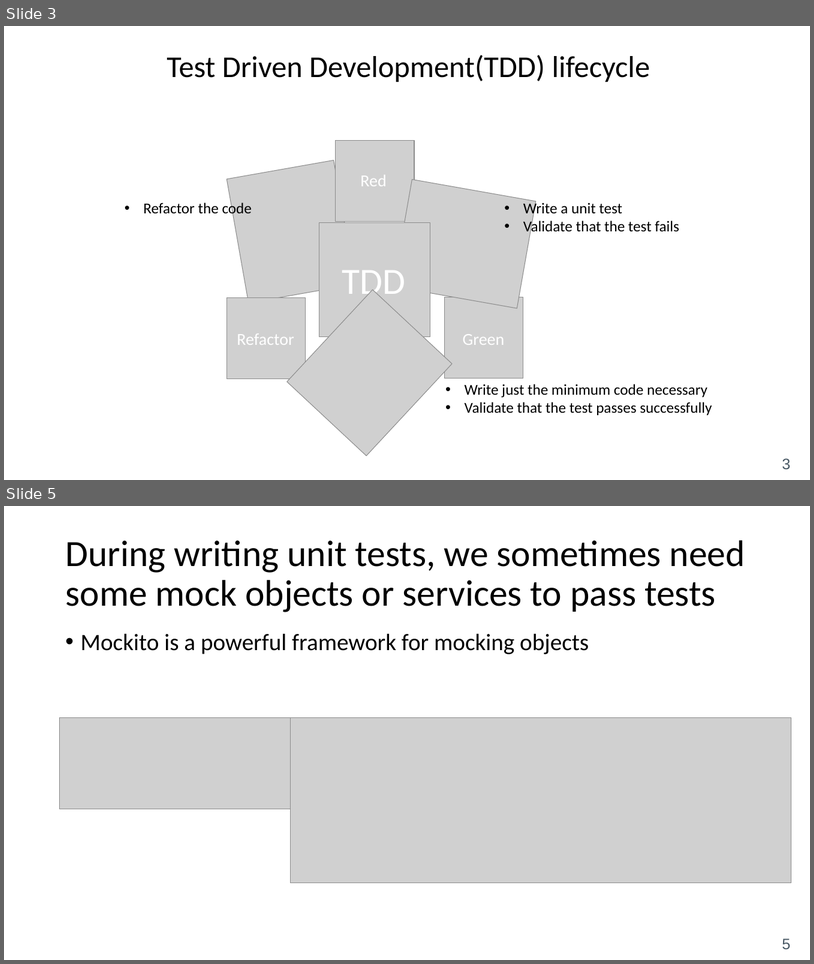
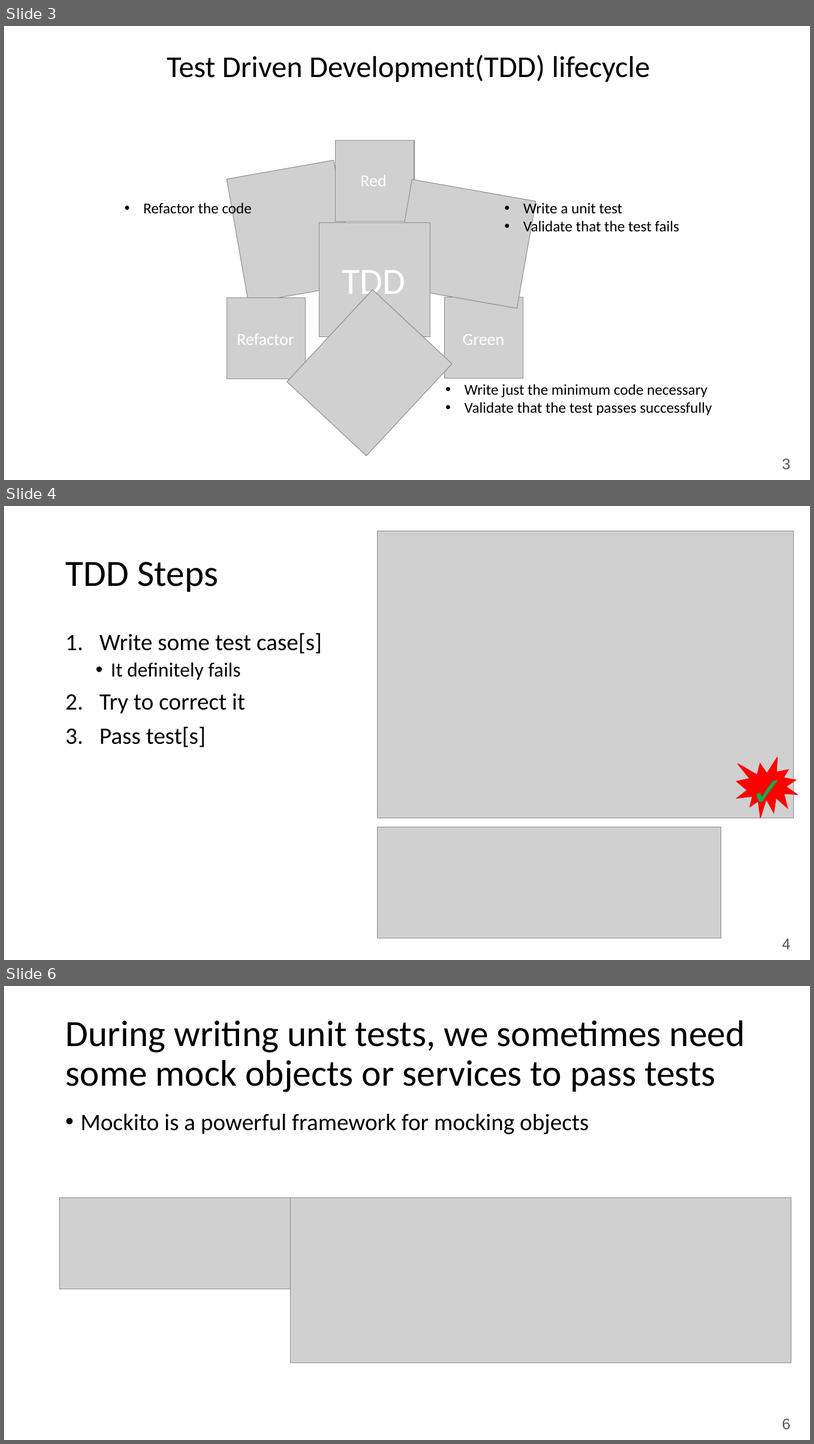
Before and after one commit to mostafarastgar/mockito-project, a slide deck: TDD_BDD Introduction.pptx. Shown one above the other, each under a label of ours: slides 3 and 5 before the commit, slides 3, 4 and 6 after it; the slides between them are not shown. The pictures are 814x964 and 814x1444 pixels, drawn with LibreOffice and Linux fonts; fonts in the diff are those of the drawing; grey boxes stand for pictures. Boxes give left, top, right and bottom in pixels: in the first picture for what was removed or moved away, otherwise in the second. Text is boxed around its words. In the diff, an @@ line names an element or a change of style, - is before the commit and + after.

```diff
--- a/TDD_BDD Introduction.pptx
+++ b/TDD_BDD Introduction.pptx
@@ slide 4 added at (x1=4, y1=506, x2=810, y2=960), background #FFFFFF; not listed: 1 template element that a slide beside it also shows @@
@@ picture added at (x1=377, y1=531, x2=794, y2=817) @@
@@ title added at (x1=65, y1=562, x2=218, y2=592), 44 pt, text #000000 @@
+TDD Steps
@@ text added at (x1=99, y1=633, x2=322, y2=747), 28 pt, text #000000 @@
+1. Write some test case[s]
+  • It definitely fails
+2. Try to correct it
+3. Pass test[s]
@@ irregular seal added at (x1=737, y1=757, x2=798, y2=817), fill #FF0000, outline #FF0000 1 pt @@
@@ text added at (x1=746, y1=762, x2=790, y2=817), 48 pt, text #00B050 @@
+✓
@@ picture added at (x1=377, y1=826, x2=722, y2=938) @@
@@ what was slide 5 is now slide 6 @@
@@ page number at (x1=782, y1=1418, x2=791, y2=1429): text changed @@
-5
+6
```
Also in this commit, not shown: 1 slide changed, 5 other files.
